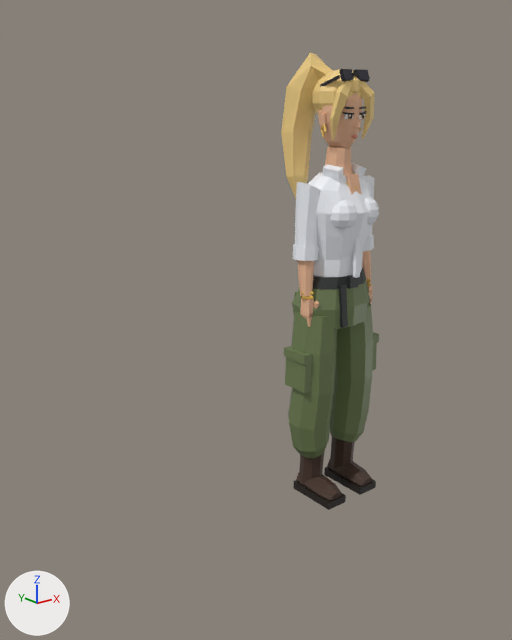
A saved change to the Blender file assets-src/blender/karakter/sumber/preset/tactical_blonde-rig.blend.
Both versions are drawn from a camera (50 mm lens) standing at (-1.96, -1.95, 1.61) and looking at (-0.24, 0.19, 0.75). Every picture has the same lights, and +X, +Y and +Z are marked at lower left. The first picture is the older version.

The first picture shows 'preset_tactical_blonde'.
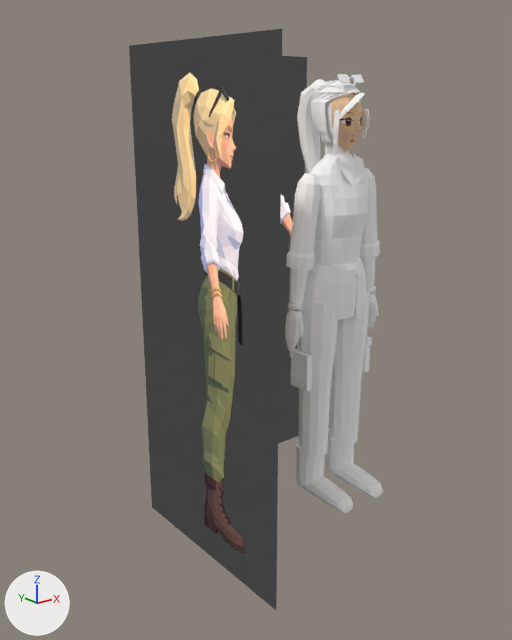
Boxes [x1, y1, x2, y2] around the edits, measured in the pictures (512 x 640 px):
'ref_samping', added
    after: [129, 29, 282, 610]
'preset_tactical_blonde', reshaped, recoloured
    before: [281, 53, 379, 510]
    after: [285, 74, 383, 513]
'ref_depan', added
    after: [278, 56, 307, 443]
part 1 of me_preset_tactical_blonde, added
    after: [362, 342, 370, 372]
part 2 of me_preset_tactical_blonde, added
    after: [366, 336, 372, 346]
part 3 of me_preset_tactical_blonde, added
    after: [291, 358, 312, 392]
part 4 of me_preset_tactical_blonde, added
    after: [290, 348, 312, 364]
part 5 of me_preset_tactical_blonde, added
    after: [348, 268, 356, 280]
part 6 of me_preset_tactical_blonde, added
    after: [355, 274, 363, 319]
part 7 of me_preset_tactical_blonde, deleted
    before: [281, 53, 379, 510]
part 8 of me_preset_tactical_blonde, reshaped
    before: [292, 92, 376, 510]
    after: [285, 74, 383, 513]

What changed in the scene script:
```text
Change me_preset_tactical_blonde:
    remove me_preset_tactical_blonde.from_pydata(...)  # 8376 vertices, 2792 faces; spans x -0.21..0.21, y -0.15..0.22, z 0.0..1.77
    remove me_preset_tactical_blonde.materials.append(mat_preset_vc)
    add me_preset_tactical_blonde.from_pydata(...)  # 1844 vertices, 1887 faces; spans x -0.24..0.24, y -0.21..0.21, z 0.0..1.69
    me_preset_tactical_blonde part 1: a new loose piece, a box spanning x 0.155..0.179, y -0.048..0.048, z 0.497..0.633, in mat_preset_tactical_blonde (picture img_tactical_blonde_atlas_png)
    me_preset_tactical_blonde part 2: a new loose piece, a box spanning x 0.158..0.184, y -0.051..0.051, z 0.616..0.648, in mat_preset_tactical_blonde (picture img_tactical_blonde_atlas_png)
    me_preset_tactical_blonde part 3: a new loose piece, a box spanning x -0.179..-0.155, y -0.048..0.048, z 0.497..0.633, in mat_preset_tactical_blonde (picture img_tactical_blonde_atlas_png)
    me_preset_tactical_blonde part 4: a new loose piece, a box spanning x -0.184..-0.158, y -0.051..0.051, z 0.616..0.648, in mat_preset_tactical_blonde (picture img_tactical_blonde_atlas_png)
    me_preset_tactical_blonde part 5: a new loose piece, a box spanning x -0.016..0.016, y -0.099..-0.091, z 0.937..0.977, in mat_preset_tactical_blonde (picture img_tactical_blonde_atlas_png)
    me_preset_tactical_blonde part 6: a new loose piece, a box spanning x 0.028..0.056, y -0.101..-0.095, z 0.77..0.95, in mat_preset_tactical_blonde (picture img_tactical_blonde_atlas_png)
    me_preset_tactical_blonde part 7: 2703 loose pieces with 8109 vertices, spanning x -0.21..0.21, y -0.15..0.22, z 0.0..1.77, are deleted
    me_preset_tactical_blonde part 8: 37 vertices moved within x -0.18..0.18, y -0.15..0.06, z 0.03..1.67; 182 vertices removed from x -0.19..0.19, y -0.15..0.09, z 0.0..1.68; 1703 vertices added at x -0.24..0.24, y -0.21..0.21, z 0.0..1.69
    other edits to the shape of me_preset_tactical_blonde do not show in these pictures
    add me_preset_tactical_blonde.materials.append(mat_preset_tactical_blonde)  # picture img_tactical_blonde_atlas_png
Add ob_ref_samping:
    ob_ref_samping = bpy.data.objects.new('ref_samping', me_ref_samping)  # 4 vertices, 1 face; spans x -0.6, y -0.37..0.48, z -0.12..1.79; in mat_ref_samping (picture img_ref_tactical_blonde_jpg)
    ob_ref_samping.location = (0.0, 0.0, 0.0)
Add ob_ref_depan:
    ob_ref_depan = bpy.data.objects.new('ref_depan', me_ref_depan)  # 4 vertices, 1 face; spans x -0.47..0.38, y 0.6, z -0.12..1.78; in mat_ref_depan (picture img_ref_tactical_blonde_jpg)
    ob_ref_depan.location = (0.0, 0.0, 0.0)
```
